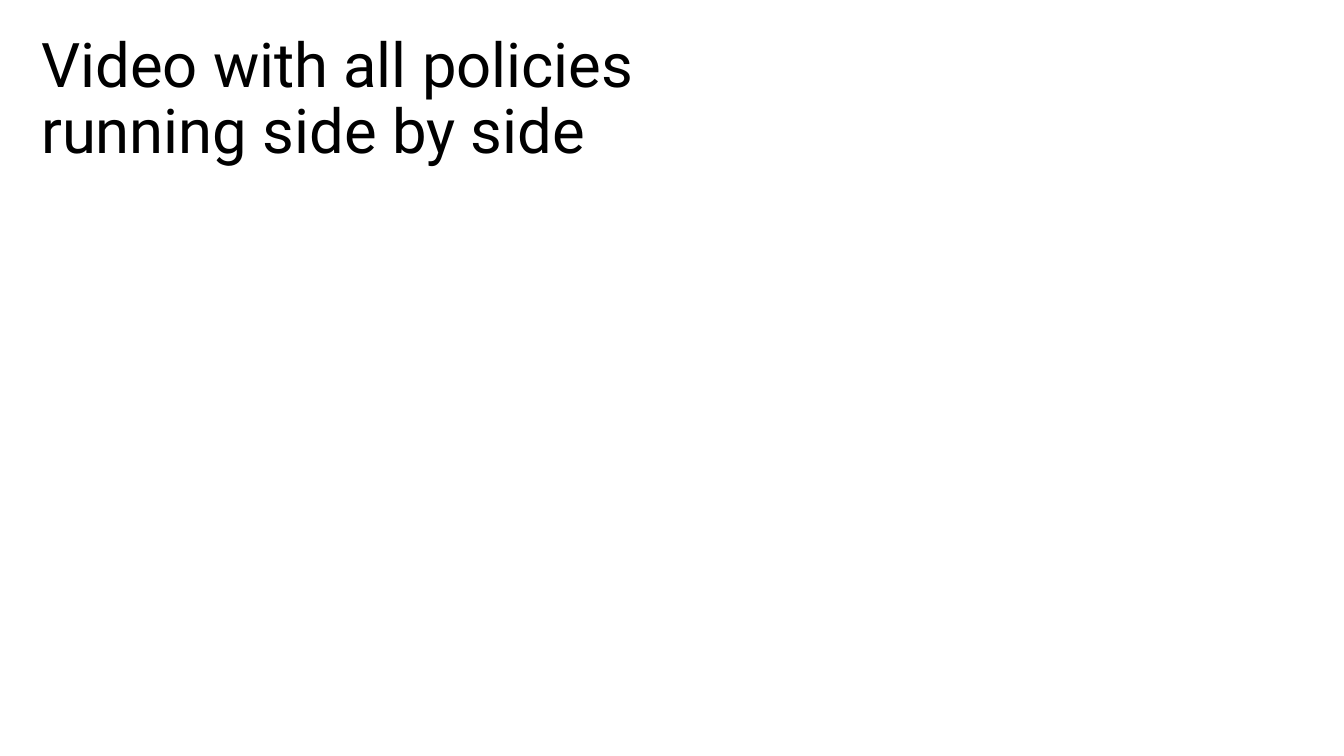
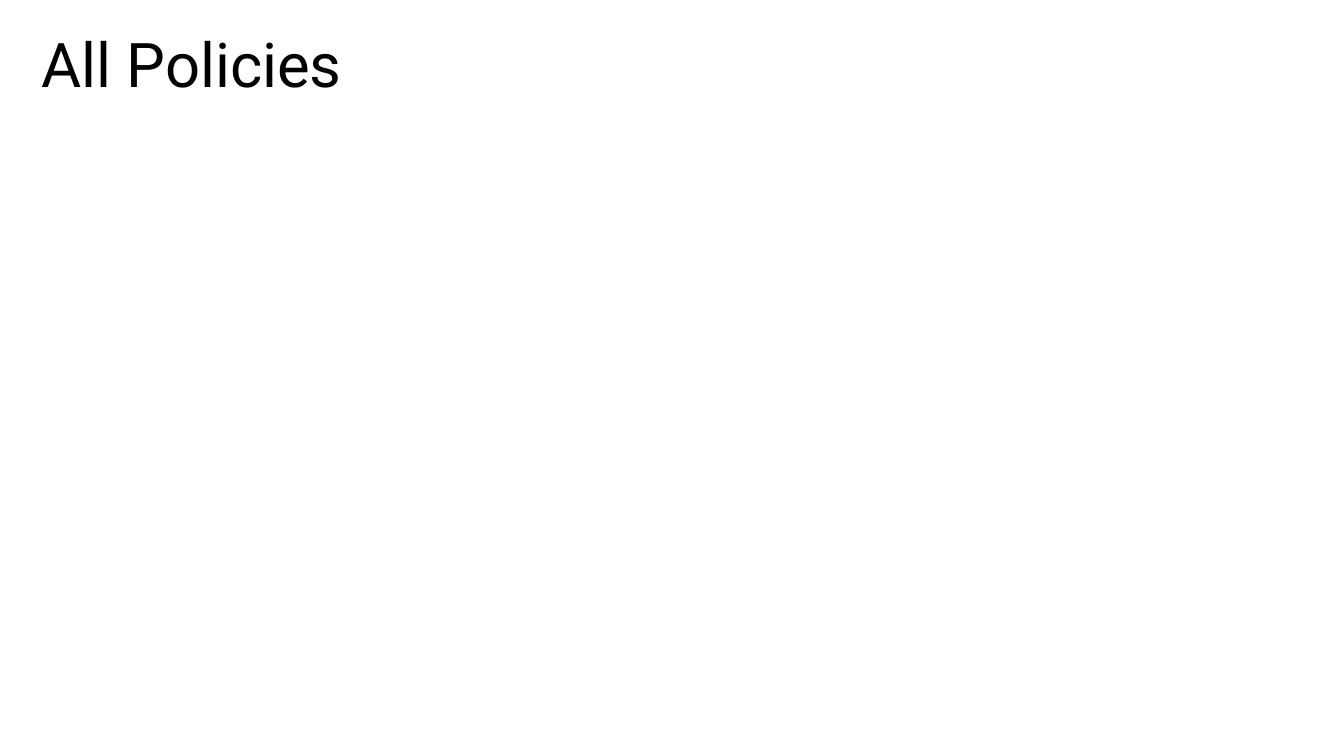
Before and after one commit to adfayed/aim_ros, a slide deck: slide 6 of Final Project Presentation.pptx (slide 4 before the commit). Drawn at 1344x756 pixels with LibreOffice and Linux fonts; fonts in the diff are those of the drawing. Boxes give left, top, right and bottom in pixels: in the first picture for what was removed or moved away, otherwise in the second. Text is boxed around its words. In the diff, an @@ line names an element or a change of style, - is before the commit and + after.

```diff
--- a/Final Project Presentation.pptx
+++ b/Final Project Presentation.pptx
@@ text at <box>41,40,342,88</box>: text changed @@
-Video with all policies running side by side
+All Policies
```
Also in this commit, not shown: 2 other slides changed, 6 slides added, 2 slides removed.
